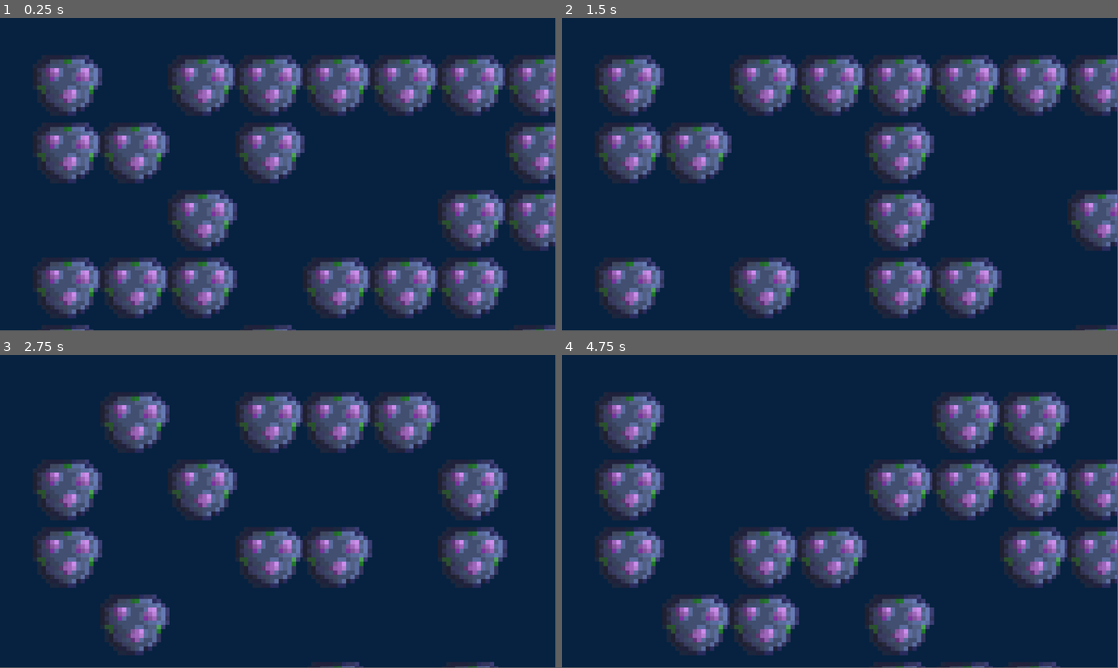
Above: before the commit, frames 1-4 (two rows, left to right).
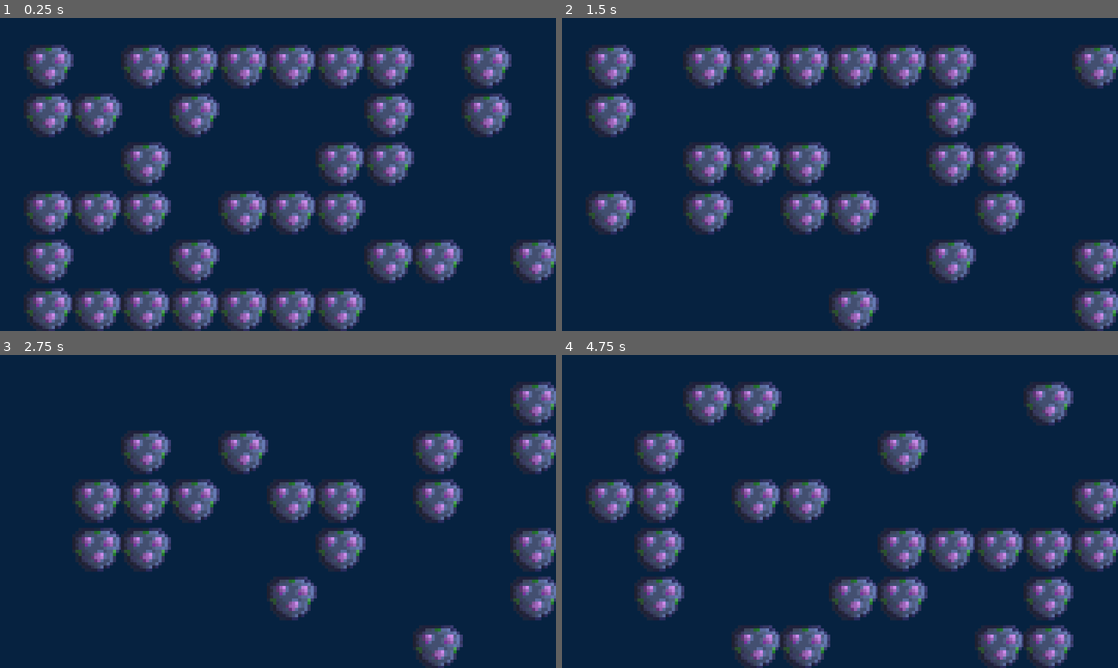
Above: after the commit, the same moments.

Repository: tukaram40k/game-of-life
Game: Godot game, scene res://scenes/main.tscn
The game is run twice, just before and just after one commit, with the same random seed, the same clock (stepped at 60 frames per second) and the same inputs.
Inputs (mouse positions are in pixels of both pictures, inside the frame that each line leads up to):
- Up to frame 1 (0.25 s): no input
- Up to frame 2 (1.5 s): tap Enter (ui_accept) at 0.5, 0.77, 1.25 s; move the mouse to (962, 158) at 0.52 s; click (962, 158) at 0.67 s; drag from (728, 190) to (812, 237) at 1.27 s
- Up to frame 3 (2.75 s): tap Enter (ui_accept) at 2 s; move the mouse to (333, 442) at 2.02 s; click (333, 442) at 2.17 s
- Up to frame 4 (4.75 s): drag from (812, 574) to (673, 464) at 2.77 s; tap Enter (ui_accept) at 3.5, 3.77, 4.25 s; move the mouse to (1006, 558) at 3.52 s; click (1006, 558) at 3.67 s; drag from (673, 464) to (756, 433) at 4.27 s
The window is 799x449 before the commit and 800x450 after it. Grey fills any space a smaller window leaves; there, only what the larger window draws over its background counts as a difference.

The runs differ from the first frame. In frame 1, 52% of the frame differs, in the area x 4-100%, y 8-100%; in frame 2, 42%; in frame 3, 34%; in frame 4, 42%.

Commit message:
changed default resolution to 1600x900

Diff:
--- a/project.godot
+++ b/project.godot
@@ -15,6 +15,12 @@
 config/features=PackedStringArray("4.3", "GL Compatibility")
 config/icon="res://assets/icon.svg"
 
+[display]
+
+window/size/viewport_width=1600
+window/size/viewport_height=900
+window/size/mode=3
+
 [rendering]
 
 renderer/rendering_method="gl_compatibility"
